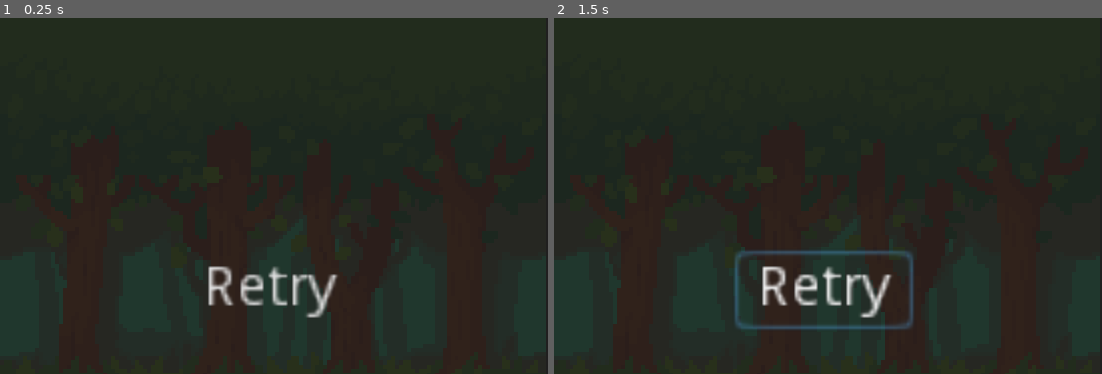
Above: before the commit, frames 1-2 (left to right).
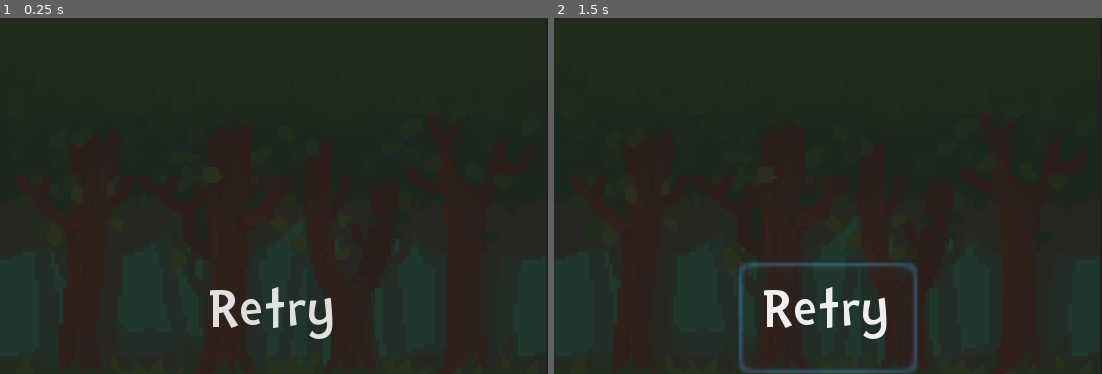
Above: after the commit, the same moments.

Repository: godotcon18jam/DashMaster
Game: Godot game, scene res://scenes/game_over.tscn
Same seed, same stepped clock (60 frames per second), same inputs: the game is played once before the commit and once after it. This scene is started directly instead of the project's main scene.
Inputs:
- Up to frame 1 (0.25 s): no input
- Up to frame 2 (1.5 s): click "Retry" at 0.5 s; click "Retry" at 1.25 s

The runs differ from the first frame. In frame 1, 2.1% of the frame differs, in the area x 37-62%, y 69-91%; in frame 2, 4.4%, in the area x 32-67%, y 65-100%.

Commit message:
fixed the dogs and added gameover screen crisp fonts

Diff:
--- a/scenes/game_over.tscn
+++ b/scenes/game_over.tscn
@@ -1,9 +1,26 @@
-[gd_scene load_steps=3 format=2]
+[gd_scene load_steps=6 format=2]
 
 [ext_resource path="res://scripts/game_over.gd" type="Script" id=1]
 [ext_resource path="res://assets/background_01.png" type="Texture" id=2]
+[ext_resource path="res://fonts/Doctor Soos Light 1.1.ttf" type="DynamicFontData" id=3]
 
-[node name="game_over" type="CanvasLayer" index="0"]
+[sub_resource type="DynamicFont" id=1]
+
+size = 12
+use_mipmaps = false
+use_filter = false
+font_data = ExtResource( 3 )
+_sections_unfolded = [ "Font", "Settings" ]
+
+[sub_resource type="DynamicFont" id=2]
+
+size = 16
+use_mipmaps = false
+use_filter = false
+font_data = ExtResource( 3 )
+_sections_unfolded = [ "Font", "Settings" ]
+
+[node name="game_over" type="CanvasLayer"]
 
 layer = 1
 offset = Vector2( 0, 0 )
@@ -48,26 +65,31 @@
 mouse_default_cursor_shape = 0
 size_flags_horizontal = 1
 size_flags_vertical = 4
+custom_fonts/font = SubResource( 1 )
+align = 1
+valign = 1
+autowrap = true
 percent_visible = 1.0
 lines_skipped = 0
 max_lines_visible = -1
+_sections_unfolded = [ "custom_fonts" ]
 
 [node name="retry" type="Button" parent="." index="3"]
 
-anchor_left = 0.0
-anchor_top = 0.0
-anchor_right = 0.0
-anchor_bottom = 0.0
-margin_left = 45.0
-margin_top = 58.0
-margin_right = 90.0
-margin_bottom = 78.0
+anchor_left = 0.5
+anchor_top = 1.0
+anchor_right = 0.5
+anchor_bottom = 1.0
+margin_left = -22.5
+margin_top = -28.0
+margin_right = 22.5
 rect_pivot_offset = Vector2( 0, 0 )
 focus_mode = 2
 mouse_filter = 0
 mouse_default_cursor_shape = 0
 size_flags_horizontal = 1
 size_flags_vertical = 1
+custom_fonts/font = SubResource( 2 )
 toggle_mode = false
 enabled_focus_mode = 2
 shortcut = null
@@ -75,3 +97,4 @@
 text = "Retry"
 flat = true
 align = 1
+_sections_unfolded = [ "custom_fonts" ]
Binary file changed: assets/dog_4.png
Not shown, changed: assets/dog_4.png.import
Binary file changed: dog_2.png
Not shown, changed: dog_2.png.import
